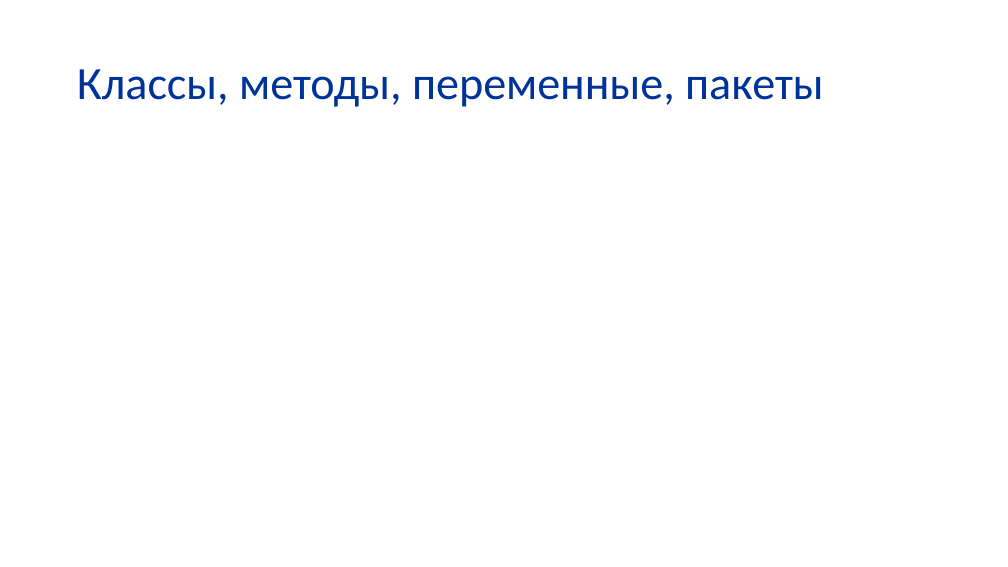
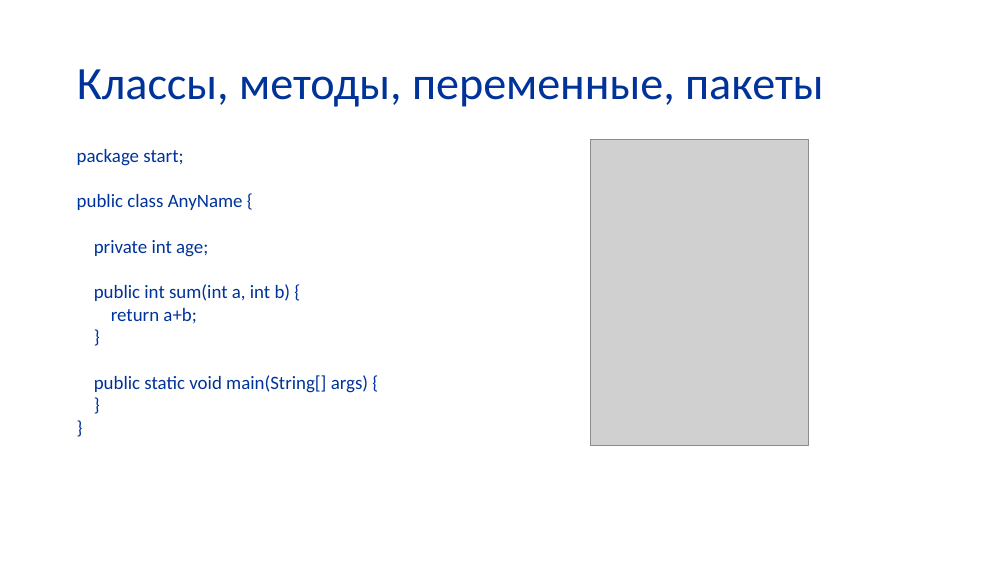
Before and after one commit to butenko-or/programming-technologies, a slide deck: slide 16 of Java_l1.pptx. Drawn at 1008x567 pixels with LibreOffice and Linux fonts; fonts in the diff are those of the drawing; grey boxes stand for pictures; background and template pictures are left out. Boxes give left, top, right and bottom in pixels: in the first picture for what was removed or moved away, otherwise in the second. Text is boxed around its words. In the diff, an @@ line names an element or a change of style, - is before the commit and + after.

```diff
--- a/Java_l1.pptx
+++ b/Java_l1.pptx
@@ text added at (x1=77, y1=149, x2=368, y2=393), 18 pt, text #003399 @@
+package start;
+public class AnyName {
+private int age;
+public int sum(int a, int b) {
+return a+b;
+}
+public static void main(String[] args) {
+}
+}
@@ picture added at (x1=591, y1=140, x2=809, y2=445) @@
```
Also in this commit, not shown: 1 other slide changed.
